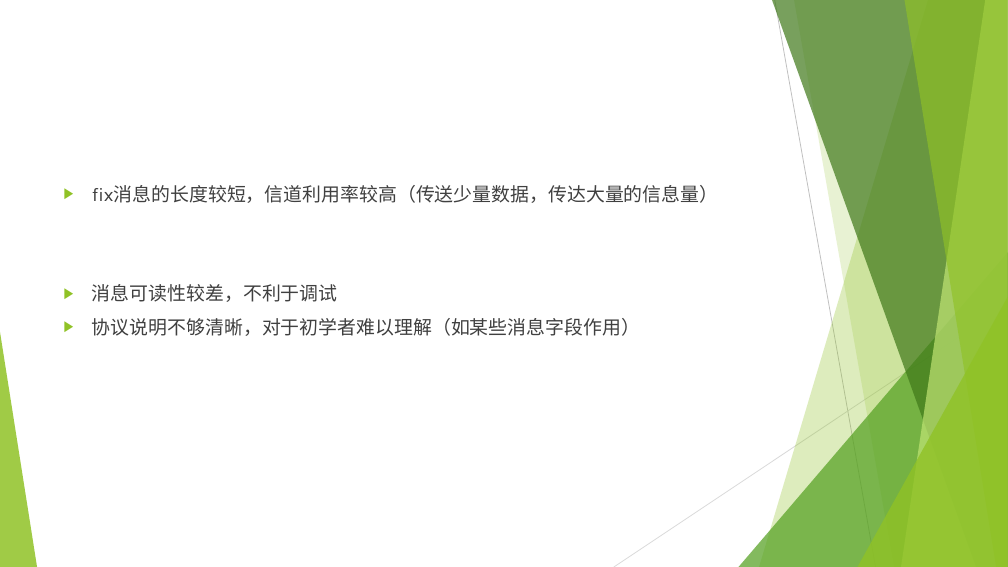
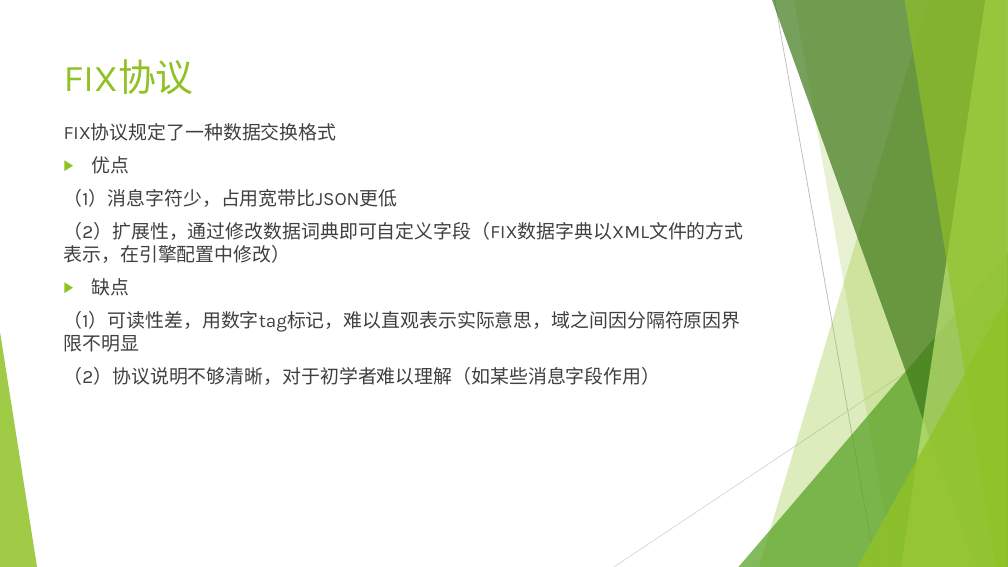
Before and after one commit to JyinChan/report, a slide deck: slide 37 of report.pptx (slide 36 before the commit). Drawn at 1008x567 pixels with LibreOffice and Linux fonts; fonts in the diff are those of the drawing. Boxes give left, top, right and bottom in pixels: in the first picture for what was removed or moved away, otherwise in the second. Text is boxed around its words. In the diff, an @@ line names an element or a change of style, - is before the commit and + after.

Commit message:
update

```diff
--- a/report.pptx
+++ b/report.pptx
@@ title added at bbox=[64, 59, 194, 94], 36 pt, text #90C226 @@
+FIX协议
@@ text at bbox=[64, 123, 744, 385]: text changed @@
-▶ fix消息的长度较短，信道利用率较高（传送少量数据，传达大量的信息量）
-▶ 消息可读性较差，不利于调试
-▶ 协议说明不够清晰，对于初学者难以理解（如某些消息字段作用）
+FIX协议规定了一种数据交换格式
+▶ 优点
+（1）消息字符少，占用宽带比JSON更低
+（2）扩展性，通过修改数据词典即可自定义字段（FIX数据字典以XML文件的方式表示，在引擎配置中修改）
+▶ 缺点
+（1）可读性差，用数字tag标记，难以直观表示实际意思，域之间因分隔符原因界限不明显
+（2）协议说明不够清晰，对于初学者难以理解（如某些消息字段作用）
```
Also in this commit, not shown: 1 other slide changed, 2 slides added, 1 slide removed.
